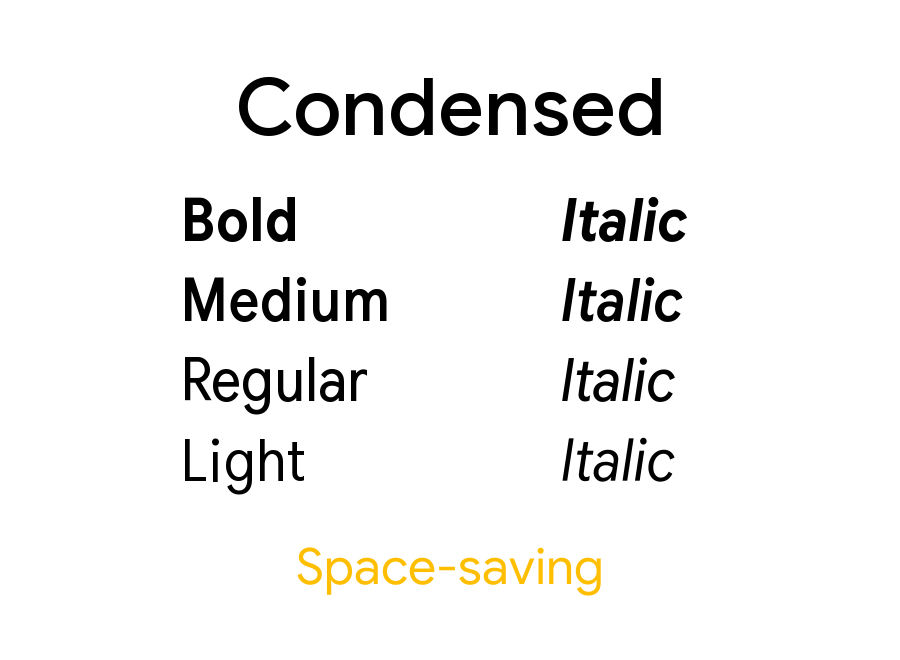
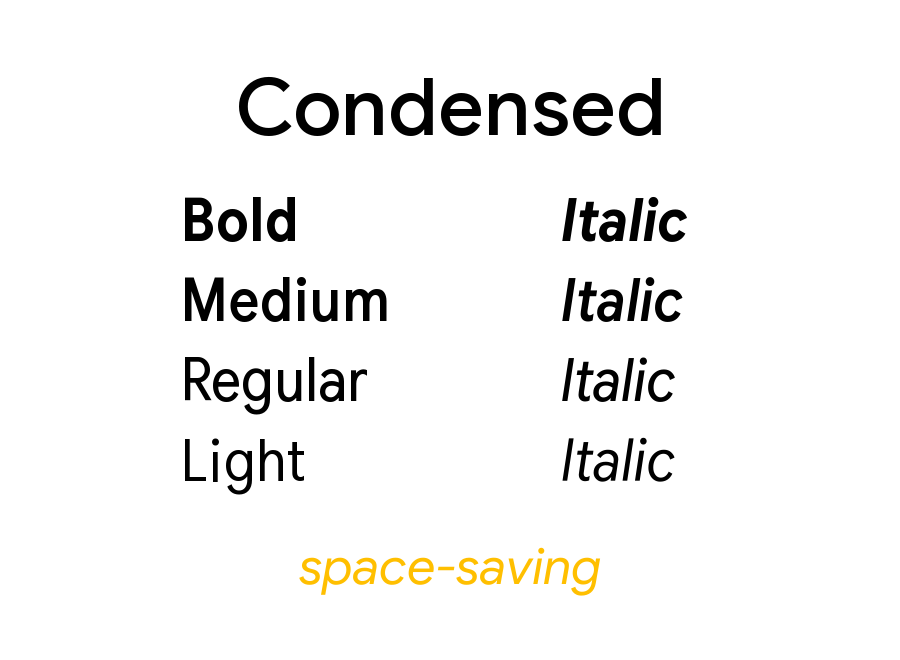
Revision of a layered 900×660 image; what changed, layer by layer:
renamed "Space-saving" to "space-saving", painted on it over [297, 547, 601, 596]
